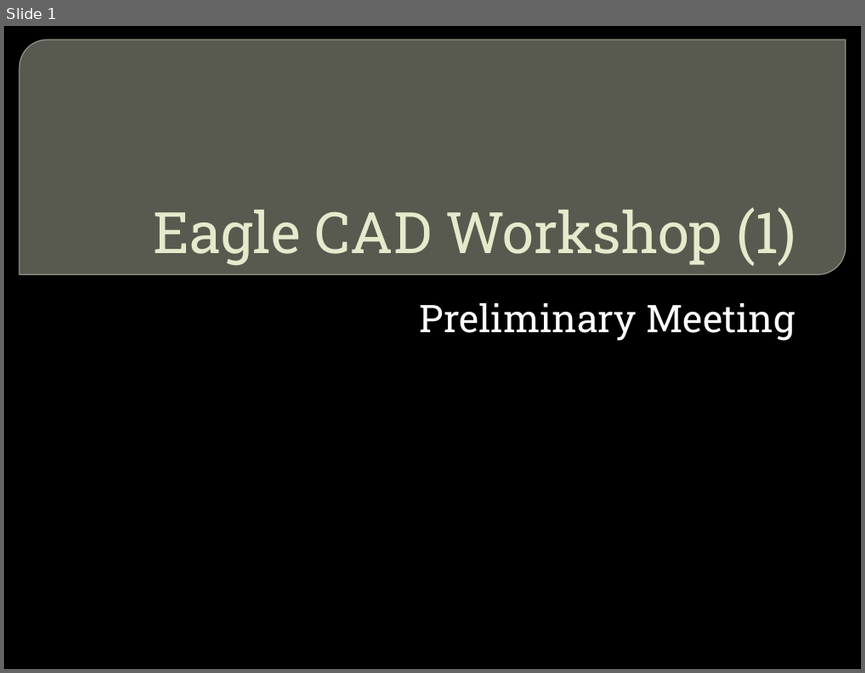
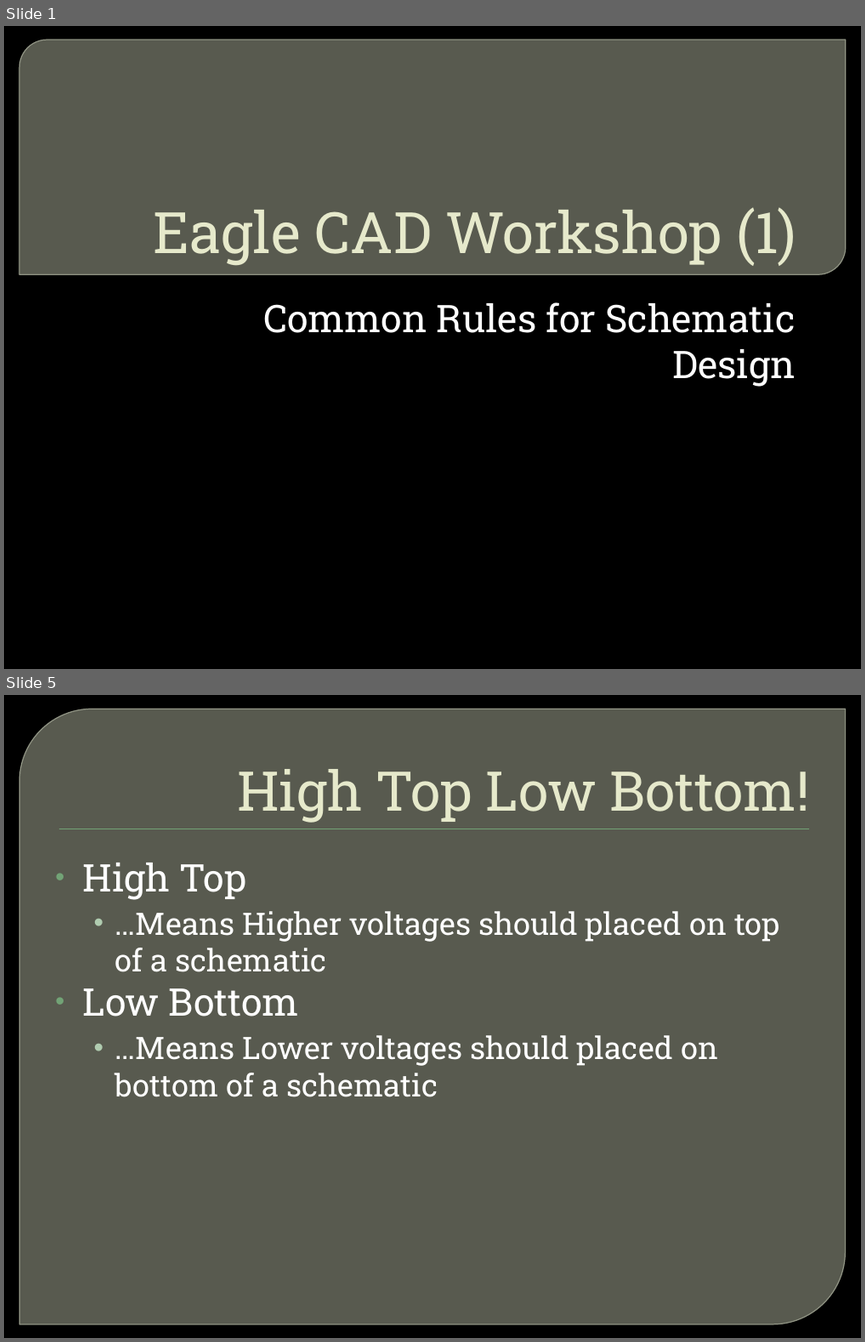
Before and after one commit to CSPon/Workshop_Materials, a slide deck: Workshop_Slides/Eagle CAD/Eagle CAD Workshop (1).pptx. Shown one above the other, each under a label of ours: slide 1 before the commit, slides 1 and 5 after it; the slides between them are not shown. The pictures are 865x673 and 865x1342 pixels, drawn with LibreOffice and Linux fonts; fonts in the diff are those of the drawing; background and template pictures are left out. Boxes give left, top, right and bottom in pixels: in the first picture for what was removed or moved away, otherwise in the second. Text is boxed around its words. In the diff, an @@ line names an element or a change of style, - is before the commit and + after.

```diff
--- a/Workshop_Slides/Eagle CAD/Eagle CAD Workshop (1).pptx
+++ b/Workshop_Slides/Eagle CAD/Eagle CAD Workshop (1).pptx
@@ slide 5 added at [4,695,861,1338], background picture (left out) @@
@@ round diag rect added at [19,709,846,1324], fill #888B7B at 65% opacity, outline #9DA090 0.87 pt @@
@@ title added at [237,769,810,823], 46 pt, text #E7EACB @@
+High Top Low Bottom!
@@ rectangle added at [59,828,809,829], fill #72A376 @@
@@ text added at [83,862,780,1097], 26 pt, text #FFFFFF @@
+• High Top
+  • …Means Higher voltages should placed on top of a schematic
+• Low Bottom
+  • …Means Lower voltages should placed on bottom of a schematic
@@ slide 1 changed as well @@
@@ subtitle at [263,302,795,386]: text changed @@
-Preliminary Meeting
+Common Rules for Schematic Design
```
Also in this commit, not shown: 4 other slides changed, 6 other slides added, 14 slides removed, 3 other files.
